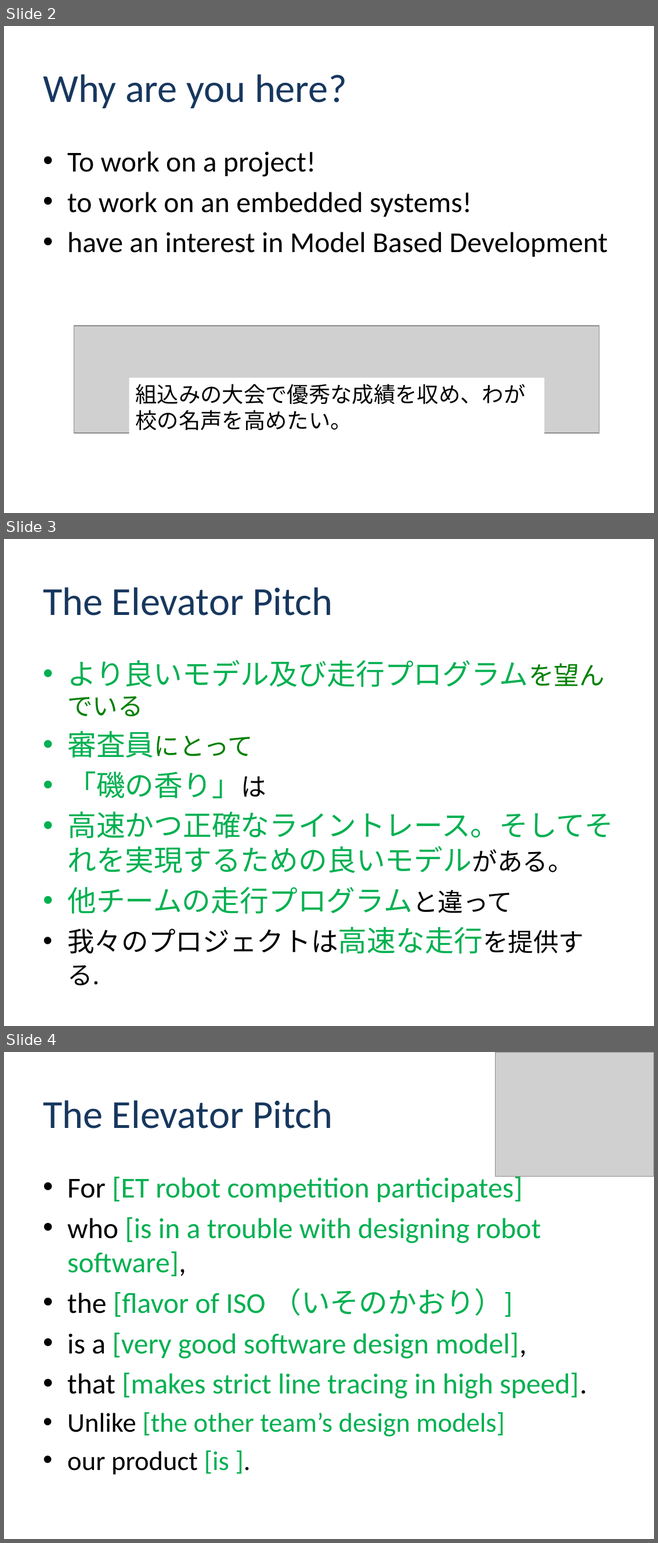
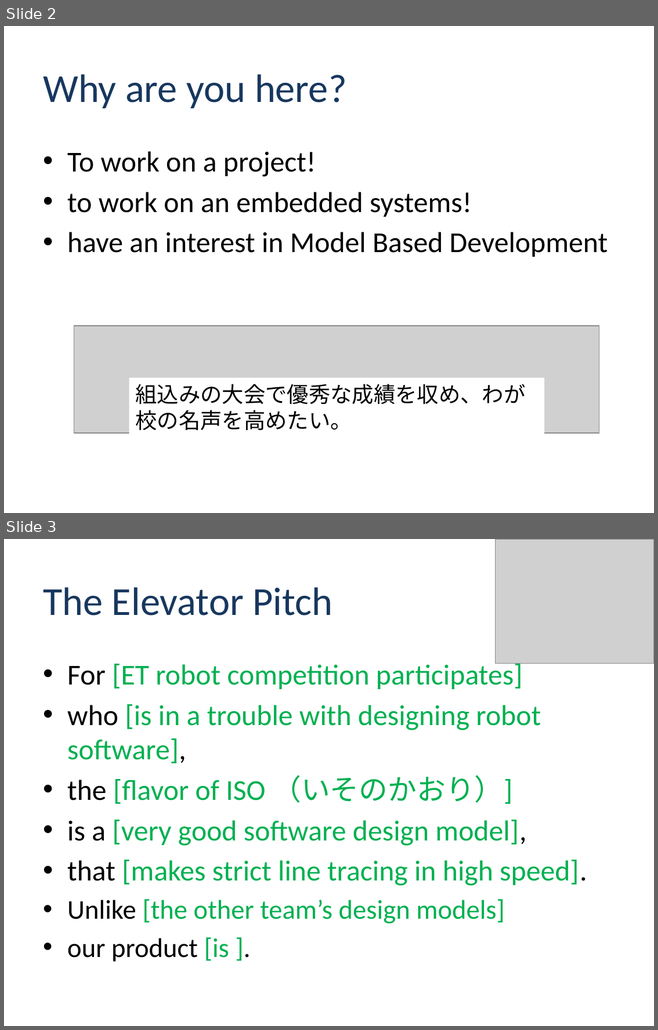
Before and after one commit to class-snct-rikitakelab/e-konbu2012, a slide deck: Inception Deck -E-konbu-.pptx. Shown one above the other, each under a label of ours: slides 2, 3 and 4 before the commit, slides 2 and 3 after it. The pictures are 658x1543 and 658x1030 pixels, drawn with LibreOffice and Linux fonts; fonts in the diff are those of the drawing; grey boxes stand for pictures; background and template pictures are left out. Boxes give left, top, right and bottom in pixels: in the first picture for what was removed or moved away, otherwise in the second. Text is boxed around its words. In the diff, an @@ line names an element or a change of style, - is before the commit and + after.

```diff
--- a/Inception Deck -E-konbu-.pptx
+++ b/Inception Deck -E-konbu-.pptx
@@ slide 3 removed at [4,539,654,1026], background #FFFFFF @@
@@ title removed at [43,587,332,616] @@
-The Elevator Pitch
@@ text removed at [67,660,613,986] @@
-• より良いモデル及び走行プログラムを望んでいる
-• 審査員にとって
-• 「磯の香り」は
-• 高速かつ正確なライントレース。そしてそれを実現するための良いモデルがある。
-• 他チームの走行プログラムと違って
-• 我々のプロジェクトは高速な走行を提供する.
@@ what was slide 4 is now slide 3 @@
```
Also in this commit, not shown: 5 slides changed, 16 other files.
